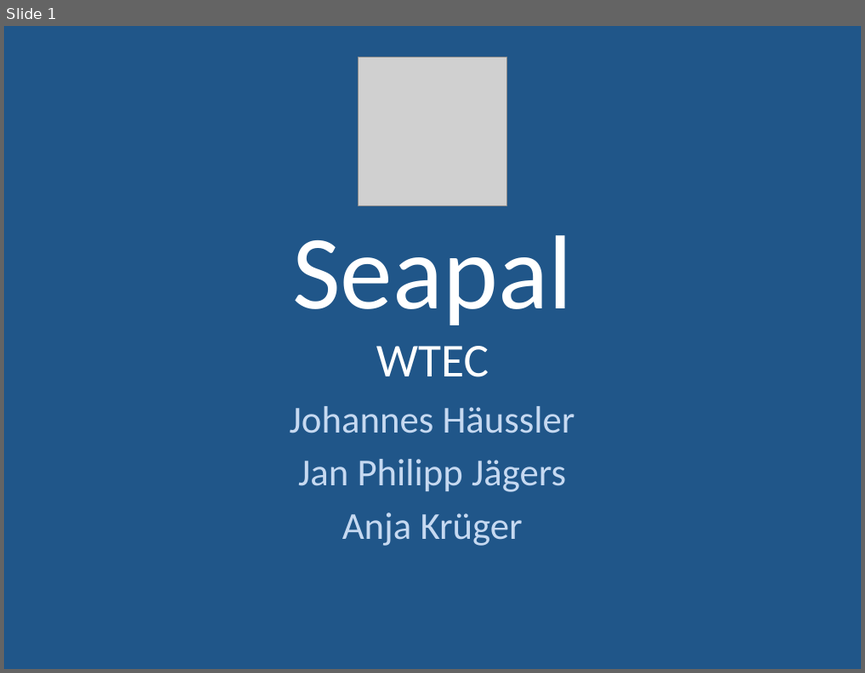
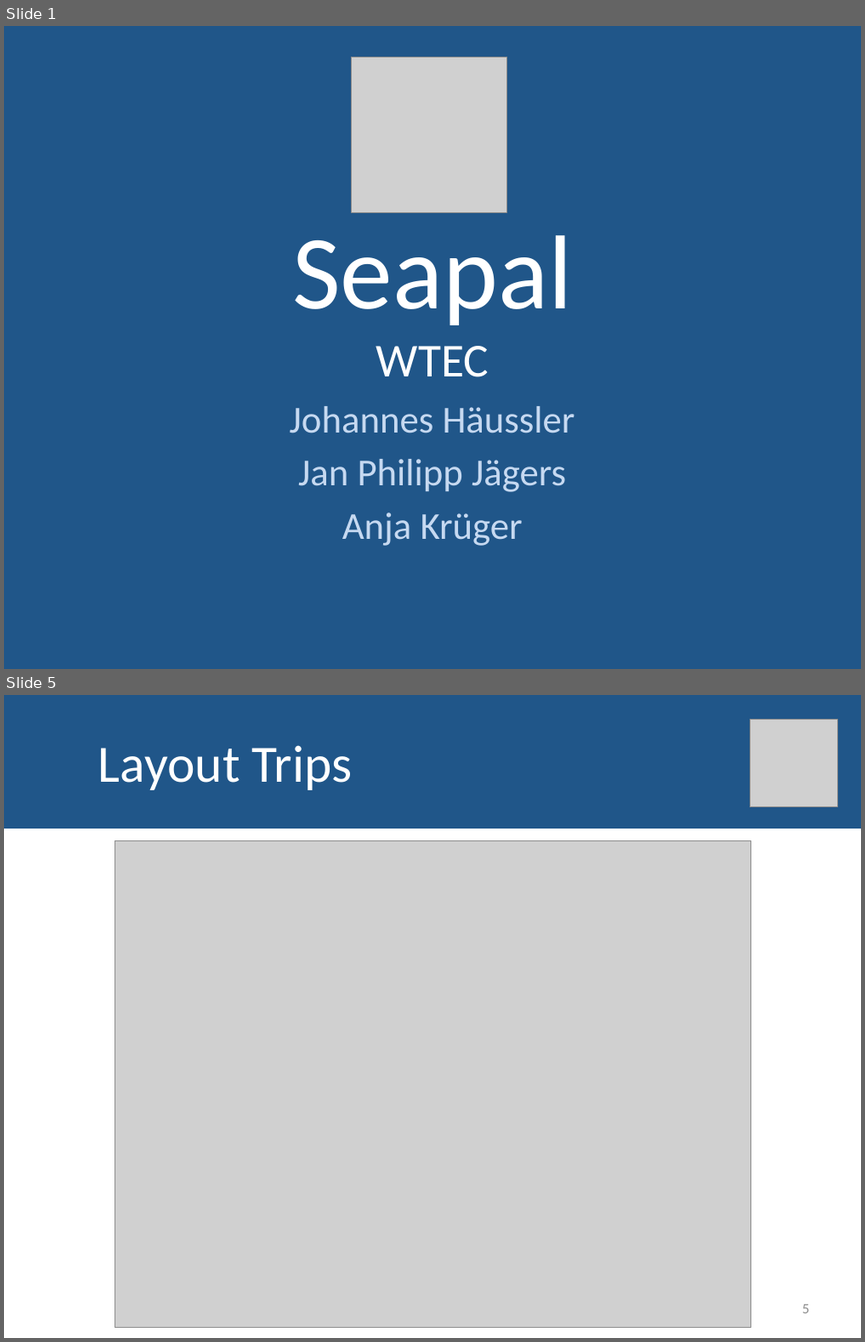
Before and after one commit to JoHae/htwg.seapal.akjjjh, a slide deck: docs/Seapal_Praesi.pptx. Shown one above the other, each under a label of ours: slide 1 before the commit, slides 1 and 5 after it; the slides between them are not shown. The pictures are 865x673 and 865x1342 pixels, drawn with LibreOffice and Linux fonts; fonts in the diff are those of the drawing; grey boxes stand for pictures. Boxes give left, top, right and bottom in pixels: in the first picture for what was removed or moved away, otherwise in the second. Text is boxed around its words. In the diff, an @@ line names an element or a change of style, - is before the commit and + after.

```diff
--- a/docs/Seapal_Praesi.pptx
+++ b/docs/Seapal_Praesi.pptx
@@ slide 5 added at bbox=[4, 695, 861, 1338], background #FFFFFF @@
@@ title added at bbox=[4, 695, 861, 828], fill #205689, outline #205689 0.75 pt, 44 pt, text #FFFFFF @@
+Layout Trips
@@ picture added at bbox=[749, 720, 837, 807] @@
@@ picture added at bbox=[115, 840, 751, 1327] @@
@@ page number added at bbox=[802, 1304, 809, 1313], 12 pt, text #8C8C8C @@
+5
@@ slide 1 changed as well @@
@@ picture: place and size @@
-picture at bbox=[358, 57, 506, 205]
+picture at bbox=[352, 57, 507, 212]
```
Also in this commit, not shown: 9 other slides added, 1 slide removed, 2 other files.
